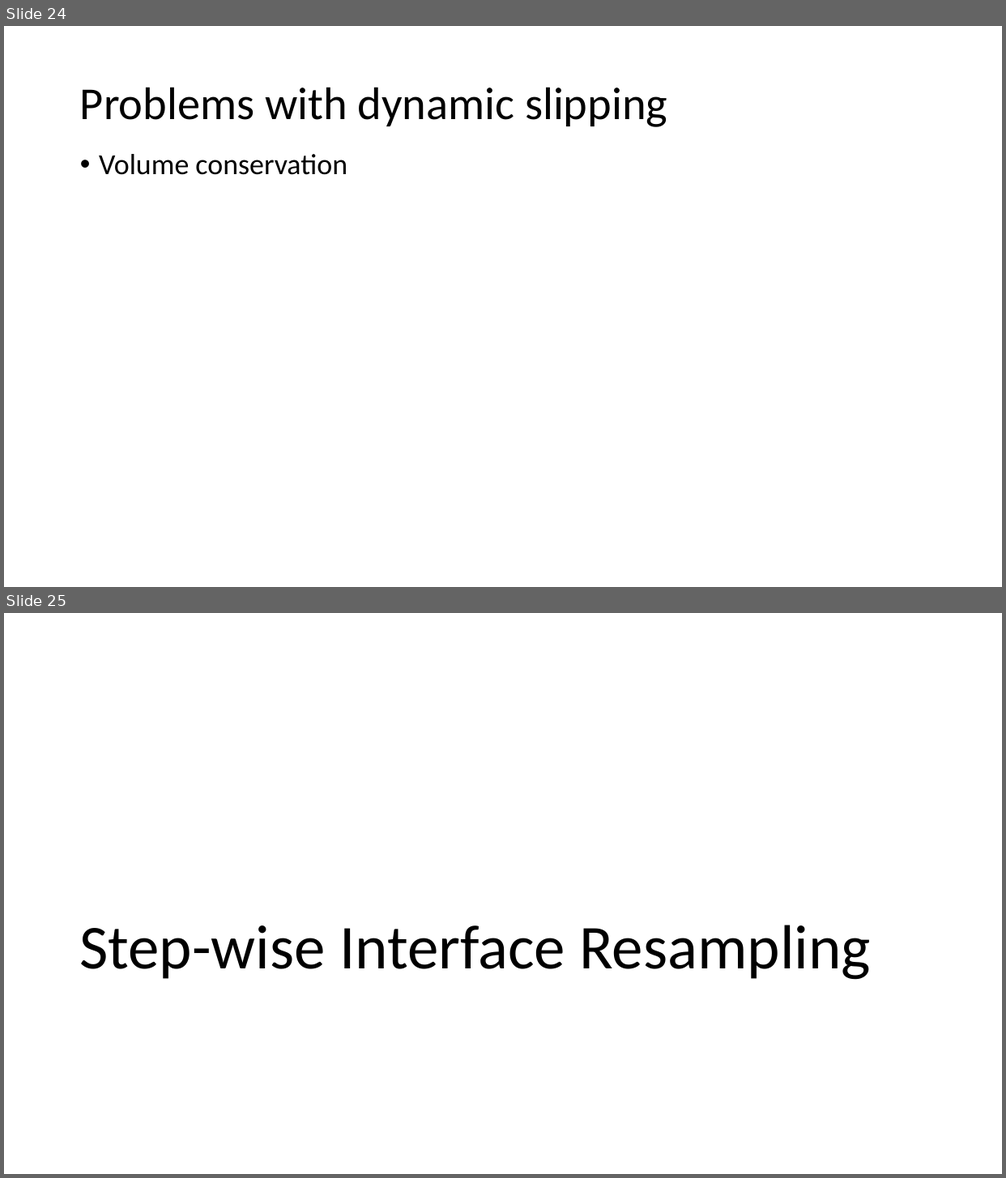
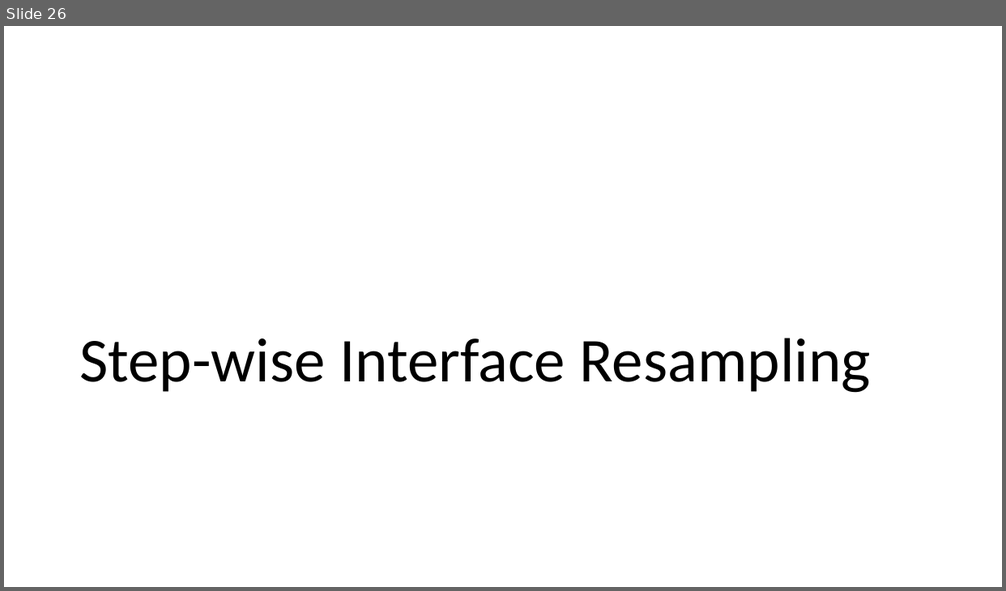
Before and after one commit to Daniel-Chin/droplet, a slide deck: APS_conf/slides.pptx. Shown one above the other, each under a label of ours: slides 24 and 25 before the commit, slide 26 after it. The pictures are 1006x1178 and 1006x591 pixels, drawn with LibreOffice and Linux fonts; fonts in the diff are those of the drawing. Boxes give left, top, right and bottom in pixels: in the first picture for what was removed or moved away, otherwise in the second. Text is boxed around its words. In the diff, an @@ line names an element or a change of style, - is before the commit and + after.

```diff
--- a/APS_conf/slides.pptx
+++ b/APS_conf/slides.pptx
@@ slide 24 removed at [4,26,1002,587], background #FFFFFF @@
@@ title removed at [80,87,667,127] @@
-Problems with dynamic slipping
@@ text removed at [99,154,347,175] @@
-• Volume conservation
@@ what was slide 25 is now slide 26 @@
```
Also in this commit, not shown: 10 slides changed, 4 slides added, 2 other slides removed, 1 other file.
